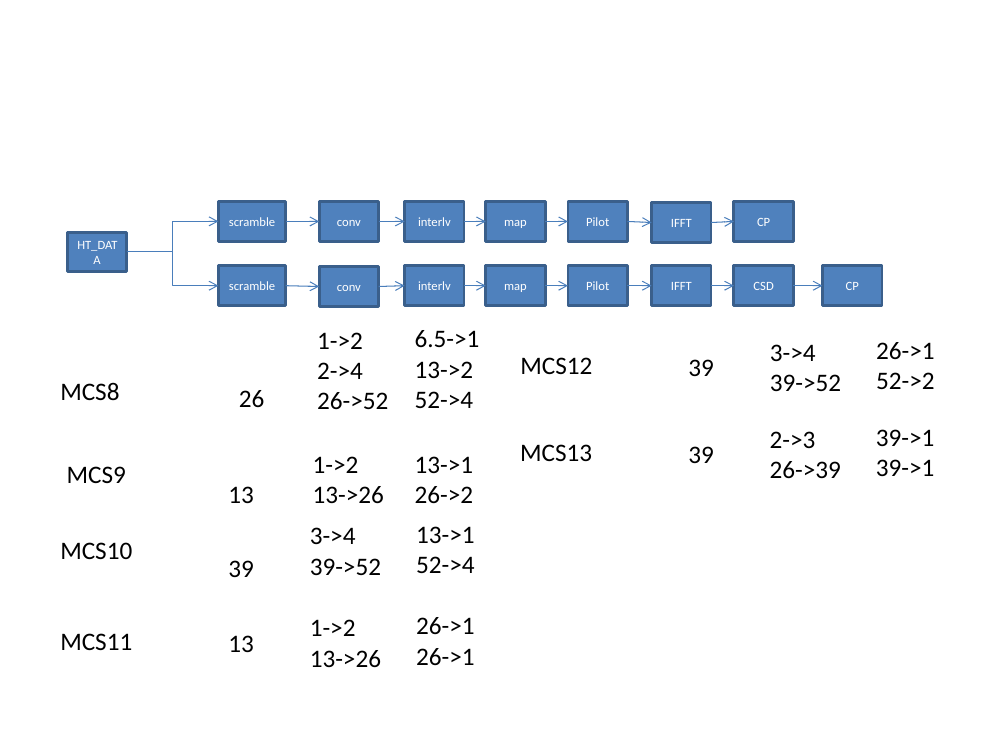
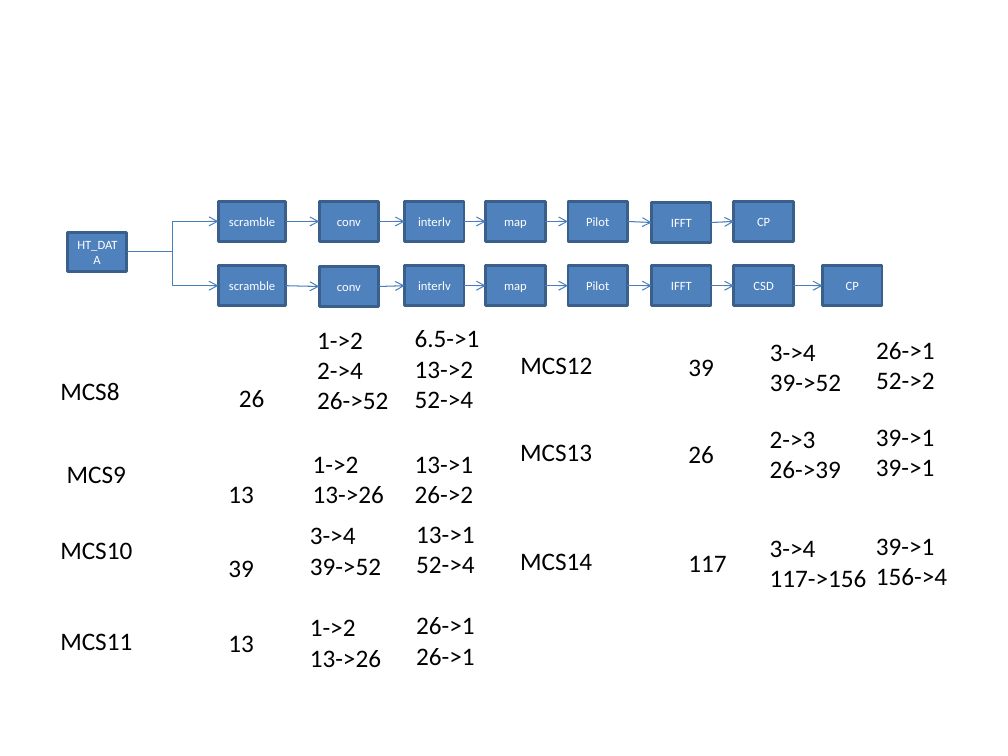
Before and after one commit to wwwgitcom/CORA, a slide deck: slide 29 of cora.pptx. Drawn at 1008x756 pixels with LibreOffice and Linux fonts; fonts in the diff are those of the drawing. Boxes give left, top, right and bottom in pixels: in the first picture for what was removed or moved away, otherwise in the second. Text is boxed around its words. In the diff, an @@ line names an element or a change of style, - is before the commit and + after.

Commit message:
Update ppt, precalculate parameters for parallel MIMO.

```diff
--- a/cora.pptx
+++ b/cora.pptx
@@ text at (688, 446, 714, 464): text changed @@
-39
+26
@@ text added at (876, 538, 947, 586), 18 pt, text #000000 @@
+39->1
+156->4
@@ text added at (520, 553, 592, 570), 18 pt, text #000000 @@
+MCS14
@@ text added at (688, 555, 726, 572), 18 pt, text #000000 @@
+117
@@ text added at (770, 540, 867, 587), 18 pt, text #000000 @@
+3->4
+117->156
```
